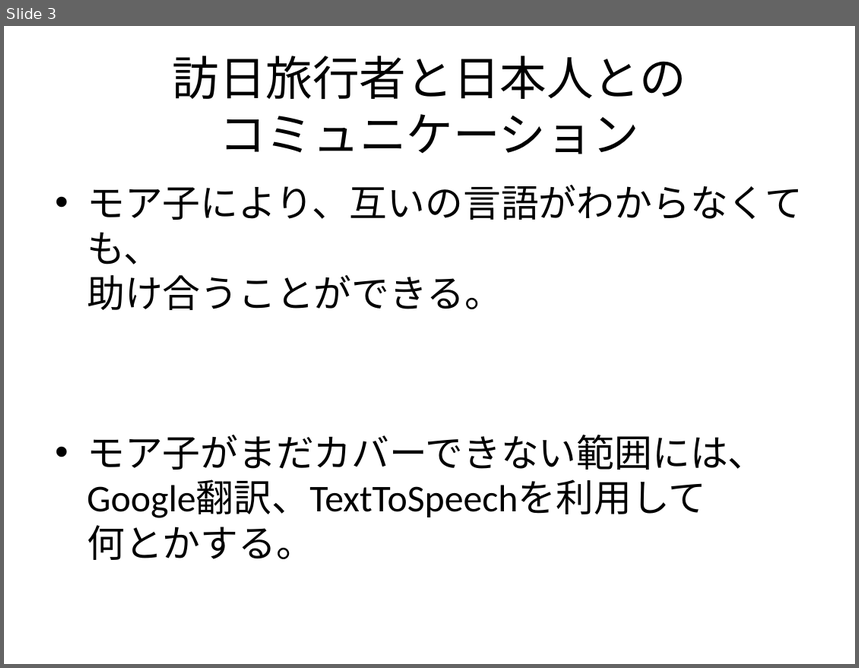
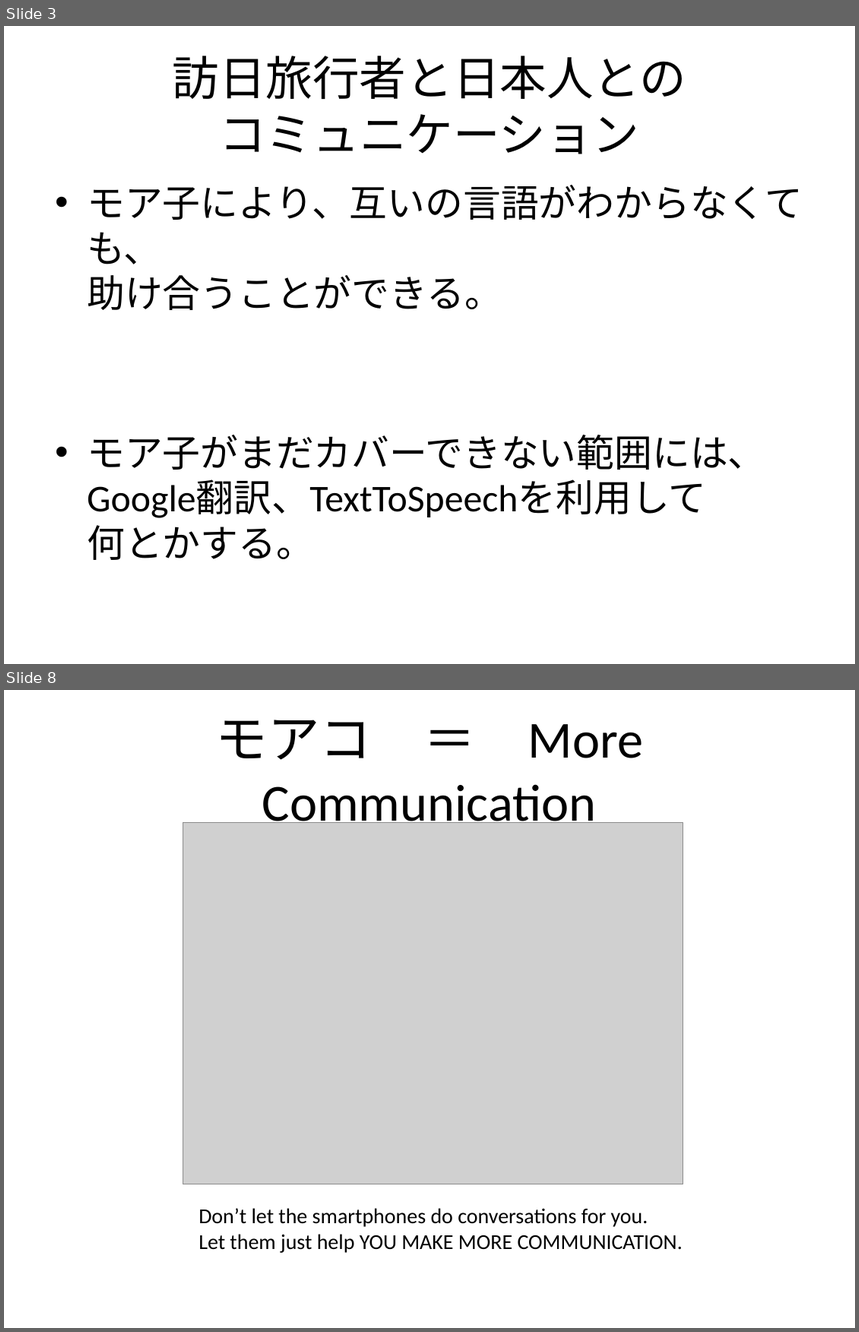
Before and after one commit to umbalaconmeogia/MoreCo, a slide deck: 05.Other/Document/モレ子プロジェクト.pptx. Shown one above the other, each under a label of ours: slide 3 before the commit, slides 3 and 8 after it; the slides between them are not shown. The pictures are 859x668 and 859x1332 pixels, drawn with LibreOffice and Linux fonts; fonts in the diff are those of the drawing; grey boxes stand for pictures. Boxes give left, top, right and bottom in pixels: in the first picture for what was removed or moved away, otherwise in the second. Text is boxed around its words. In the diff, an @@ line names an element or a change of style, - is before the commit and + after.

```diff
--- a/05.Other/Document/モレ子プロジェクト.pptx
+++ b/05.Other/Document/モレ子プロジェクト.pptx
@@ slide 8 added at (4,690,855,1328), background #FFFFFF @@
@@ title added at (216,720,644,833), 44 pt, text #000000 @@
+モアコ ＝ More Communication
@@ picture added at (183,823,683,1185) @@
@@ text added at (199,1208,683,1253), 18 pt, text #000000 @@
+Don’t let the smartphones do conversations for you.
+Let them just help YOU MAKE MORE COMMUNICATION.
```
Also in this commit, not shown: 2 slides changed, 3 other slides added, 1 other file.
